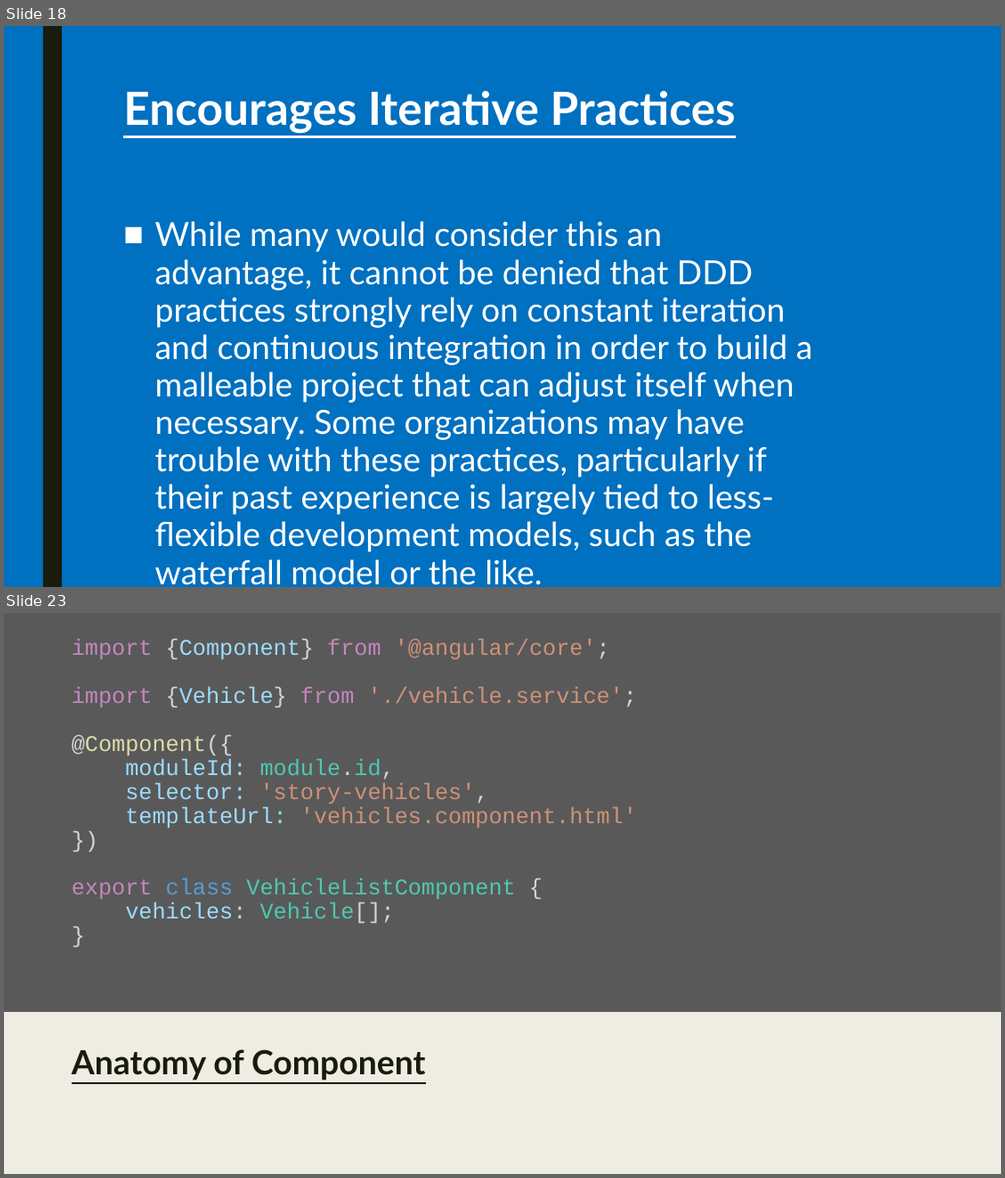
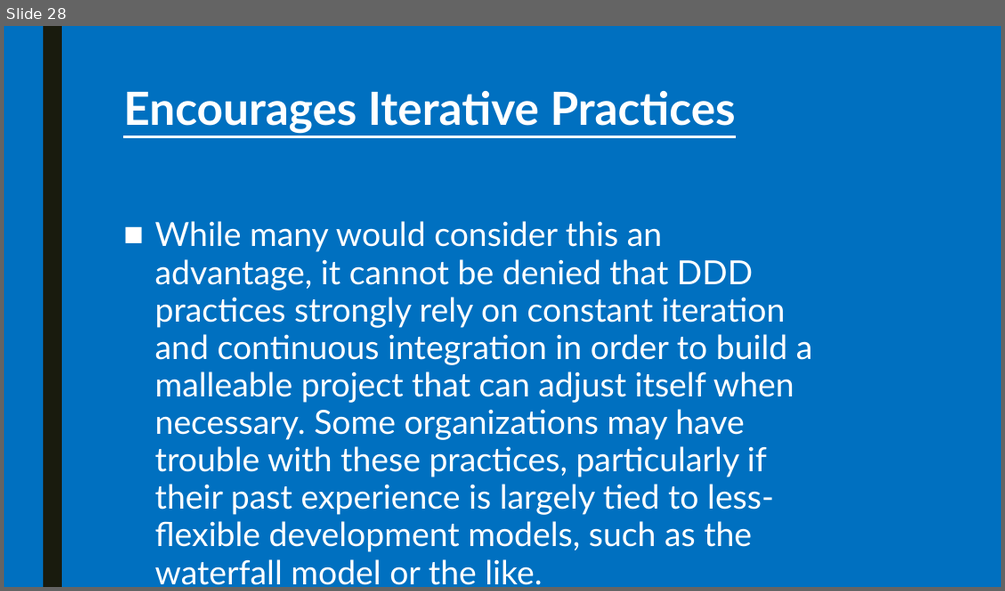
Before and after one commit to pkyurkchiev/practice-biel, a slide deck: presentations/domain-driven design.pptx. Shown one above the other, each under a label of ours: slides 18 and 23 before the commit, slide 28 after it; the slides between them are not shown. The pictures are 1005x1178 and 1005x591 pixels, drawn with LibreOffice and Linux fonts; fonts in the diff are those of the drawing. Boxes give left, top, right and bottom in pixels: in the first picture for what was removed or moved away, otherwise in the second. Text is boxed around its words. In the diff, an @@ line names an element or a change of style, - is before the commit and + after.

```diff
--- a/presentations/domain-driven design.pptx
+++ b/presentations/domain-driven design.pptx
@@ slide 23 removed at bbox=[4, 613, 1001, 1174], background #EFEDE3 @@
@@ rectangle removed at bbox=[4, 613, 1001, 1012] @@
@@ title removed at bbox=[72, 639, 637, 923] @@
-import {Component} from '@angular/core';
-import {Vehicle} from './vehicle.service';
-@Component({
-moduleId: module.id,
-selector: 'story-vehicles',
-templateUrl: 'vehicles.component.html'
-})
-export class VehicleListComponent {
-vehicles: Vehicle[];
-}
@@ text removed at bbox=[72, 1049, 425, 1080] @@
-Anatomy of Component
@@ what was slide 18 is now slide 28 @@
```
Also in this commit, not shown: 2 slides changed, 10 slides added, 4 other slides removed.
